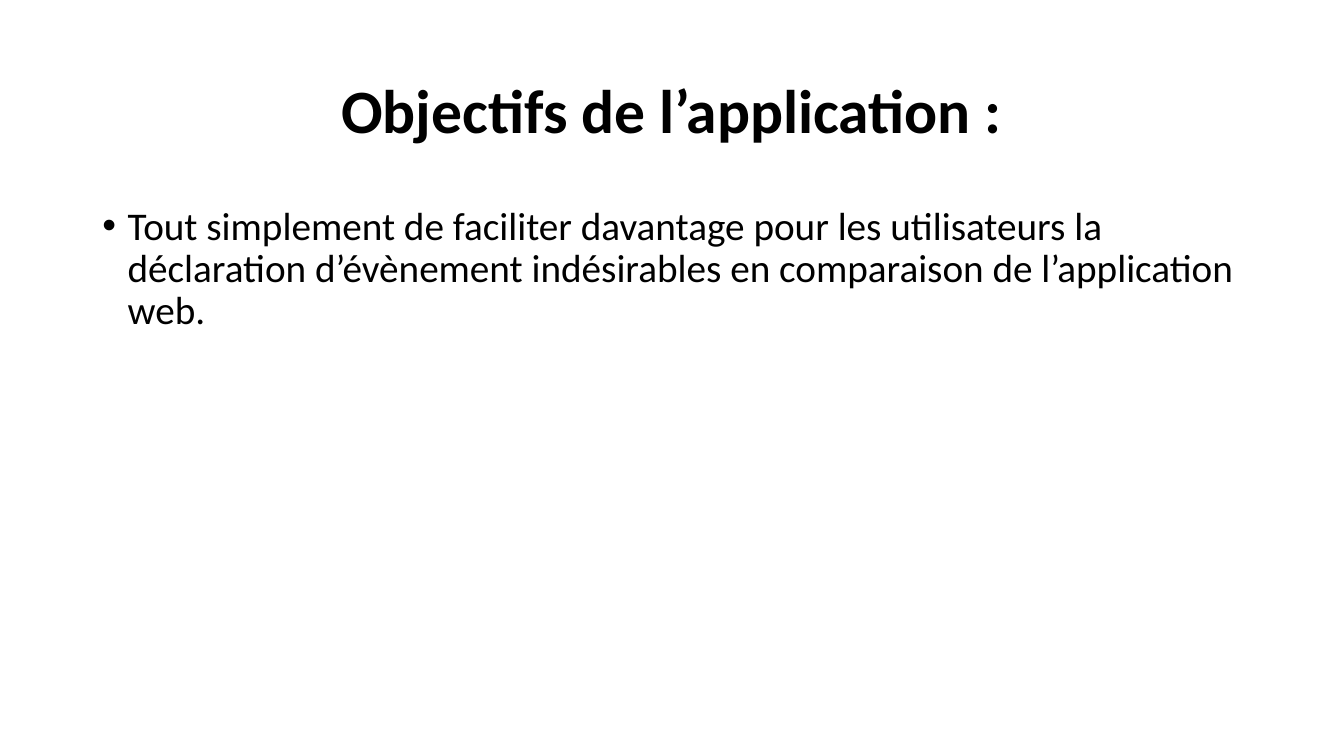
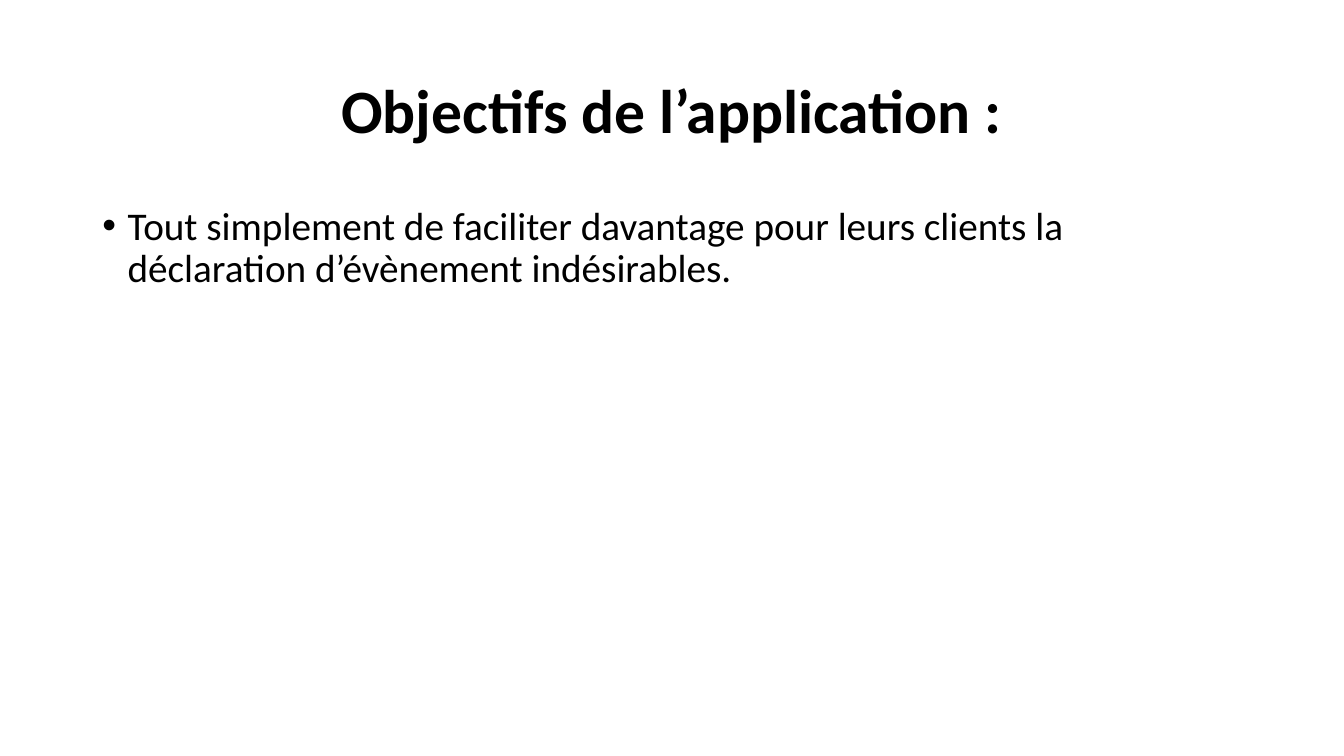
Before and after one commit to Alexandrerollin/Andre, a slide deck: slide 3 of PPT/PFR.pptx (slide 7 before the commit). Drawn at 1344x756 pixels with LibreOffice and Linux fonts; fonts in the diff are those of the drawing. Boxes give left, top, right and bottom in pixels: in the first picture for what was removed or moved away, otherwise in the second. Text is boxed around its words. In the diff, an @@ line names an element or a change of style, - is before the commit and + after.

```diff
--- a/PPT/PFR.pptx
+++ b/PPT/PFR.pptx
@@ text at (128,212,1063,283): text changed @@
-• Tout simplement de faciliter davantage pour les utilisateurs la déclaration d’évènement indésirables en comparaison de l’application web.
+• Tout simplement de faciliter davantage pour leurs clients la déclaration d’évènement indésirables.
```
Also in this commit, not shown: 2 other slides changed, 20 slides added, 4 slides removed, 1 other file.
